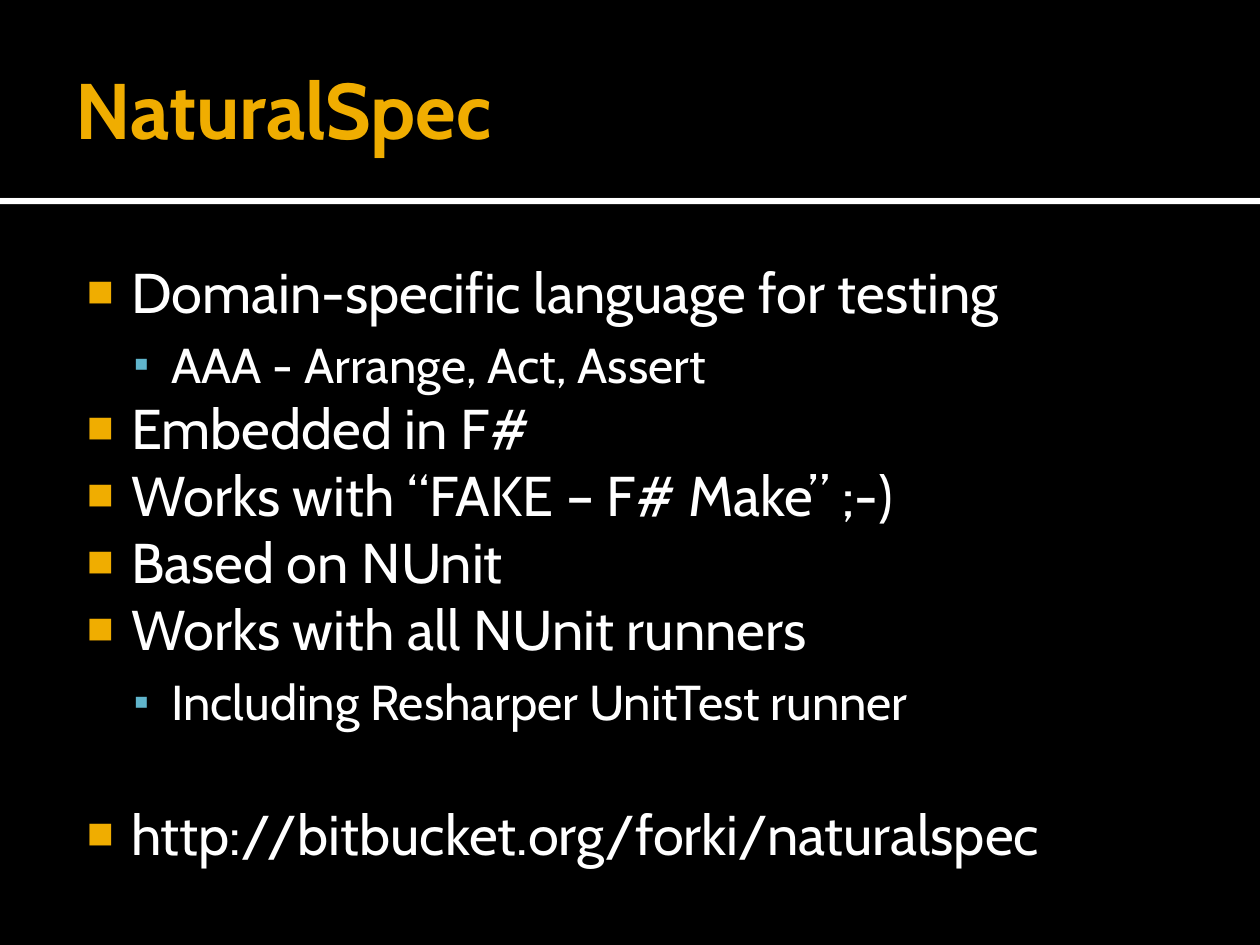
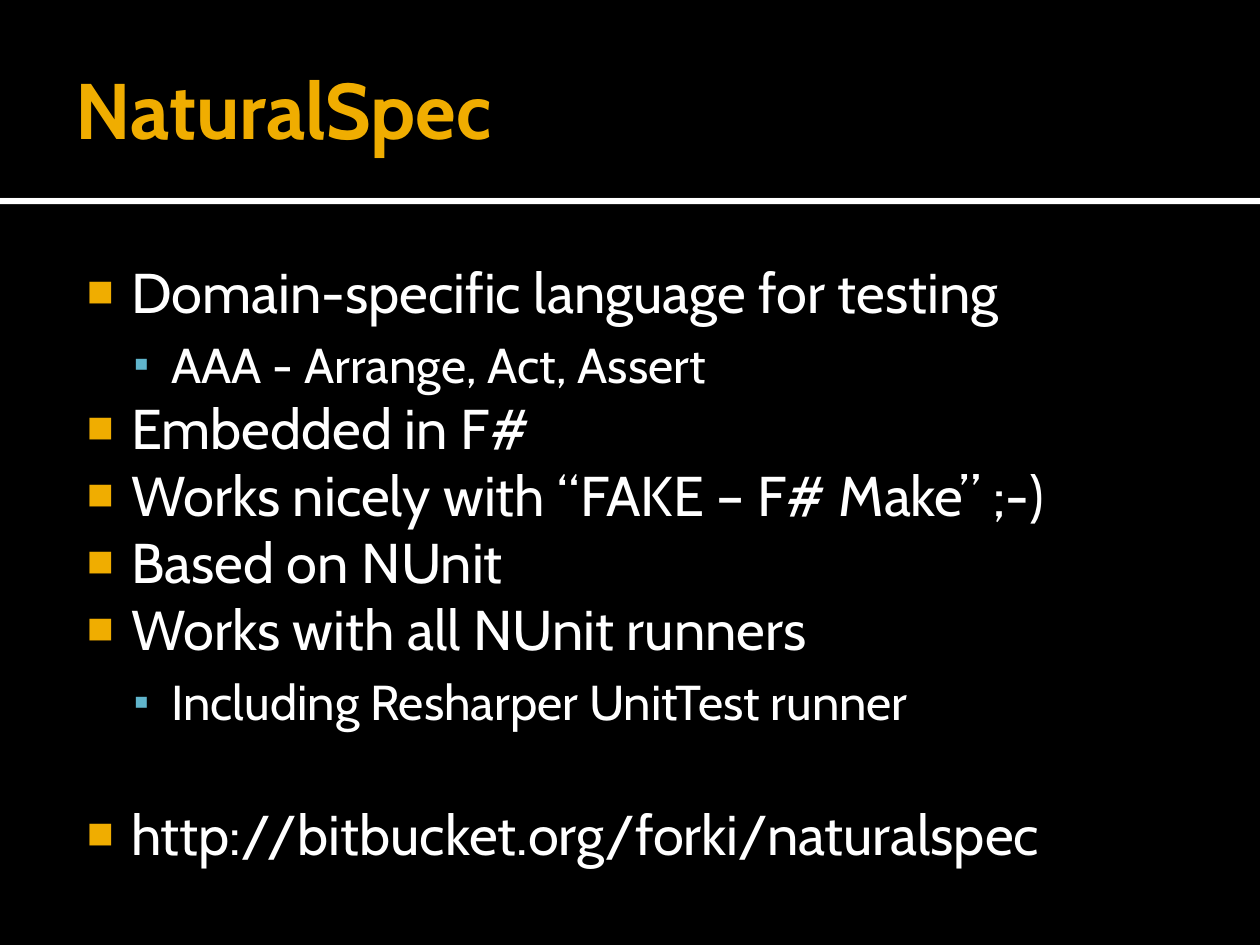
Before and after one commit to forki/TechEdTalk, a slide deck: slide 13 of Meeting.pptx (slide 9 before the commit). Drawn at 1260x945 pixels with LibreOffice and Linux fonts; fonts in the diff are those of the drawing. Boxes give left, top, right and bottom in pixels: in the first picture for what was removed or moved away, otherwise in the second. Text is boxed around its words. In the diff, an @@ line names an element or a change of style, - is before the commit and + after.

```diff
--- a/Meeting.pptx
+++ b/Meeting.pptx
@@ text at (131, 474, 981, 528): text changed @@
-■ Works with “FAKE – F# Make” ;-)
+■ Works nicely with “FAKE – F# Make” ;-)
```
Also in this commit, not shown: 8 other slides changed, 6 slides added.
